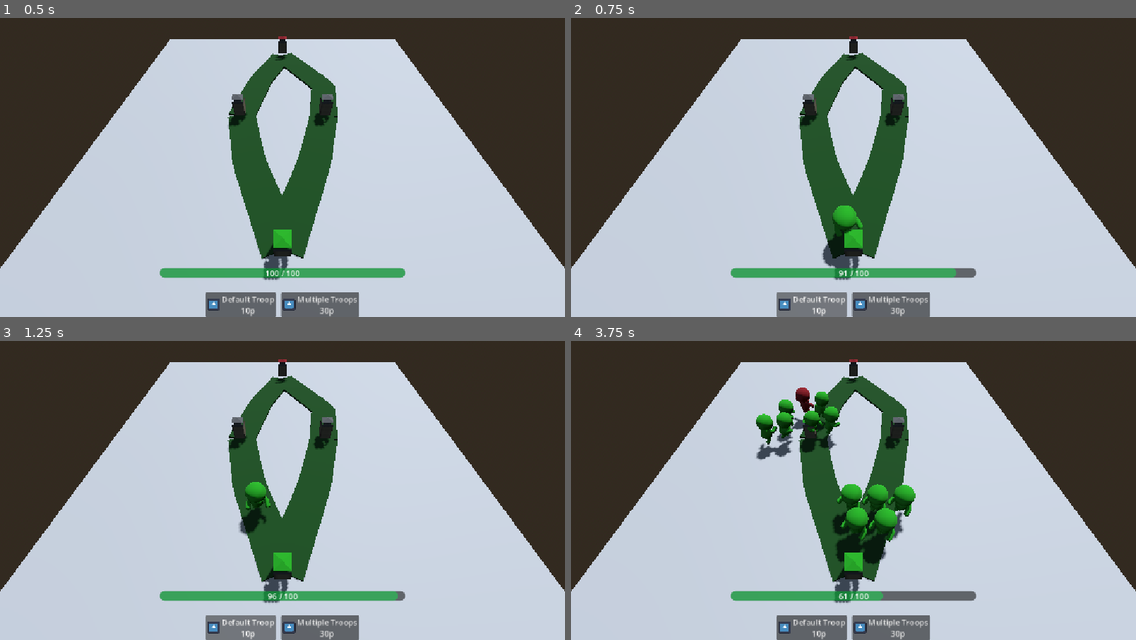
Above: before the commit, frames 1-4 (two rows, left to right).
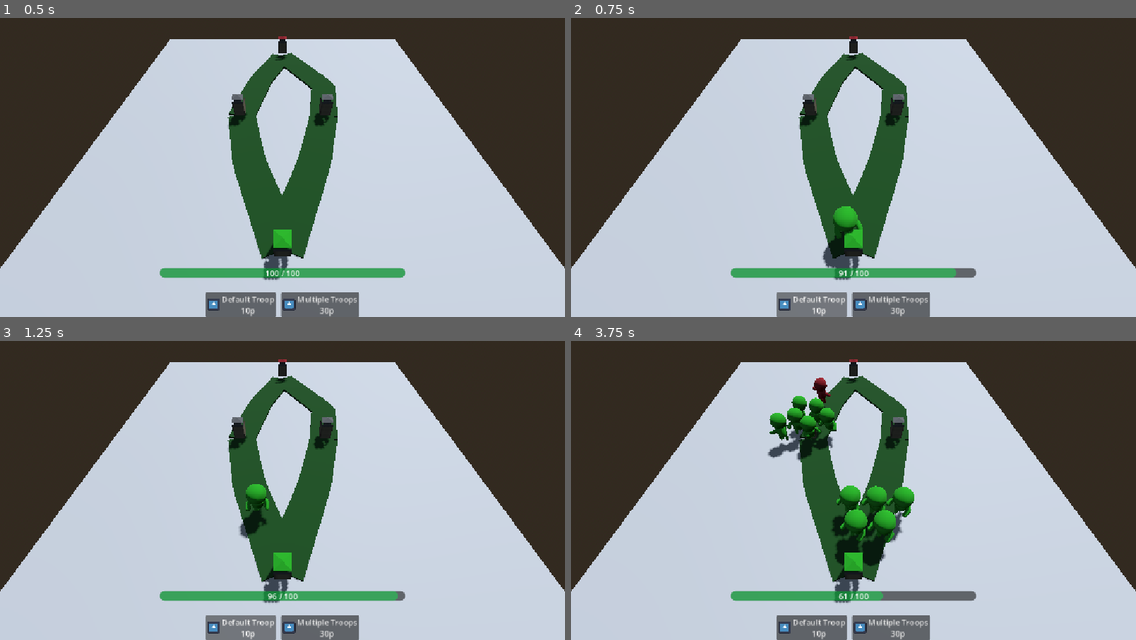
Above: after the commit, the same moments.

Repository: redd096/CrossCommunityGameJam2026
Game: Godot game, scene res://Scenes/game_scene.tscn
Same seed, same stepped clock (60 frames per second), same inputs: the game is played once before the commit and once after it. The engine's default icon, where the game draws it, is replaced by a stand-in: a white triangle on a blue panel in a dark square.
Inputs (mouse positions are in pixels of both pictures, inside the frame that each line leads up to):
- Up to frame 1 (0.5 s): no input
- Up to frame 2 (0.75 s): click "Default Troop 10p" at 0.5 s
- Up to frame 3 (1.25 s): no input
- Up to frame 4 (3.75 s): click "Multiple Troops 30p" at 1.25 s; move the mouse to (977, 466) at 2.02 s; hold Right (ui_right) 2.03-2.78 s; click (977, 466) at 2.17 s; move the mouse to (740, 496) at 2.77 s; hold Down (ui_down) 2.78-3.53 s; tap Enter (ui_accept) at 3.02 s; move the mouse to (910, 412) at 3.52 s; hold Right (ui_right) from 3.53 s (still down)

Frame 1 is identical in both runs. In frame 2, 0.1% of the frame differs, in the area x 44-52%, y 62-84%; in frame 3, 0.2%; in frame 4, 2.6%, in the area x 32-61%, y 12-76%.

Commit message:
fix check targets delay

Diff:
--- a/Scripts/units/enemy/states/enemy_defend_state.gd
+++ b/Scripts/units/enemy/states/enemy_defend_state.gd
@@ -5,7 +5,7 @@
 ## Every few seconds, check if there are still Player units on the path (or they are already dead and this enemy can move) [br]
 ## or check if they are near to attack them
 
-@export var check_targets_interval: float = 1.0 ## seconds between checks of Player units in attack range
+@export var check_targets_interval: float = 0.1 ## seconds between checks of Player units in attack range
 @export var check_path_interval: float = 1.0 ## seconds between checks of Player units on the paths
 
 var sm: EnemyStateMachineComponent
--- a/Scripts/units/enemy/states/enemy_idle_state.gd
+++ b/Scripts/units/enemy/states/enemy_idle_state.gd
@@ -3,42 +3,54 @@
 
 ## This is the state when the enemy spawn or arrive to a node, and decide what to do
 
+@export var check_targets_interval: float = 0.1 ## seconds between checks of Player units in attack range
+@export var check_path_interval: float = 1.0 ## seconds between checks what to do (move along some path or defend)
+
 var sm: EnemyStateMachineComponent
 var current_node: MapNode
 
-const CHECK_INTERVAL: float = 1.0
-var _check_timer: float
+var _targets_timer: float = 0.0
+var _path_timer: float = 0.0
 
 
 func _enter_state() -> void:
 	sm = state_machine as EnemyStateMachineComponent
 	current_node = sm.current_map_node
 
-	# reset values
-	_check_timer = 0.0
+	# reset values (set completed timer to do immediatly first check)
+	_targets_timer = check_targets_interval
+	_path_timer = check_path_interval
 
 	# arrived on an empty tower: conquer it immediately
 	if current_node.current_faction == OrphanUnit.ECharacterFaction.NONE:
 		current_node.on_tower_destroyed(sm.unit.faction)
 
-	# do immediatly the first check
-	_check_what_to_do()
+
+func _process_state(delta: float) -> void:
+	# if find targets, attack
+	_targets_timer += delta
+	if _targets_timer > check_targets_interval:
+		_targets_timer = 0.0
+		if _check_targets():
+			return
+
+	# every few seconds, check what to do
+	_path_timer += delta
+	if _path_timer > check_path_interval:
+		_path_timer = 0.0
+		_check_paths()
 
 
-func _process_state(delta: float) -> void:
-	# every few seconds, check what to do
-	_check_timer += delta
-	if _check_timer > CHECK_INTERVAL:
-		_check_timer = 0.0
-		_check_what_to_do()
-
-
-func _check_what_to_do() -> void:
+func _check_targets() -> bool:
 	# if find targets, attack
 	if sm.look_for_targets_component.are_there_targets(OrphanUnit.ECharacterFaction.PLAYER):
 		sm.set_state(sm.attack_state)
-		return
+		return true
 
+	return false
+
+
+func _check_paths() -> void:
 	# if there are player's units on the path to my current node, stay still and defend
 	var defend_path: StructPathNode = _get_path_to_defend()
 	if defend_path != null:
@@ -46,7 +58,7 @@
 		return
 
 	# if there aren't player's units, find a tower to move to
-	var move_path: StructPathNode = get_next_path()
+	var move_path: StructPathNode = _get_next_path()
 	if move_path != null:
 		sm.set_new_node_and_path(current_node, move_path)
 		sm.set_state(sm.move_state)
@@ -54,8 +66,7 @@
 	# else, just wait to recheck what to do
 
 
-
-func get_next_path() -> StructPathNode:
+func _get_next_path() -> StructPathNode:
 	# if there is only one path, move to it
 	if current_node.nodes.size() == 1:
 		return current_node.nodes[0]
--- a/Scripts/units/enemy/states/enemy_move_state.gd
+++ b/Scripts/units/enemy/states/enemy_move_state.gd
@@ -5,7 +5,7 @@
 ## and check if find enemies or reach the end of the path. [br]
 ## Or stuck by other units and give up
 
-@export var check_targets_interval: float = 1.0 ## seconds between checks of targets in attack range
+@export var check_targets_interval: float = 0.1 ## seconds between checks of targets in attack range
 @export_group("Give Up")
 @export var give_up_time: float = 1.0 ## seconds without getting closer to the path end, before giving up
 @export var min_progress: float = 0.2 ## how much closer we must get to the path end, to reset give_up_time
--- a/Scripts/units/enemy/states/enemy_retry_state.gd
+++ b/Scripts/units/enemy/states/enemy_retry_state.gd
@@ -6,7 +6,7 @@
 ## NB if there are targets, ignore retry timer and attack
 
 
-@export var check_targets_interval: float = 1.0 ## seconds between checks of targets in attack range
+@export var check_targets_interval: float = 0.1 ## seconds between checks of targets in attack range
 @export var retry_interval: float = 3.0 ## seconds to stay still because gave up, before try moving again
 
 var sm: EnemyStateMachineComponent
--- a/Scripts/units/player/states/player_idle_state.gd
+++ b/Scripts/units/player/states/player_idle_state.gd
@@ -4,44 +4,56 @@
 ## State when unit is on a node and wait for Player to select a path to start move
 ## If there is only one path, don't wait for Player to select it
 
+@export var check_targets_interval: float = 0.1 ## seconds between checks of Player units in attack range
+@export var check_path_interval: float = 1.0 ## seconds between checks what to do (move along some path or defend)
+
 var sm: PlayerStateMachineComponent
 var current_node: MapNode
 
-const CHECK_INTERVAL: float = 1.0
-var _check_timer: float
+var _targets_timer: float = 0.0
+var _path_timer: float = 0.0
 
 
 func _enter_state() -> void:
 	sm = state_machine as PlayerStateMachineComponent
 	current_node = sm.current_map_node
 
-	# reset values
-	_check_timer = 0.0
+	# reset values (set completed timer to do immediatly first check)
+	_targets_timer = check_targets_interval
+	_path_timer = check_path_interval
 
 	# arrived on an empty tower: conquer it immediately
 	if current_node.current_faction == OrphanUnit.ECharacterFaction.NONE:
 		current_node.on_tower_destroyed(sm.unit.faction)
 
-	# do immediatly the first check
-	_check_what_to_do()
+
+func _process_state(delta: float) -> void:
+	# if find targets, attack
+	_targets_timer += delta
+	if _targets_timer > check_targets_interval:
+		_targets_timer = 0.0
+		if _check_targets():
+			return
+
+	# every few seconds, check what to do
+	_path_timer += delta
+	if _path_timer > check_path_interval:
+		_path_timer = 0.0
+		_check_paths()
 
 
-func _process_state(delta: float) -> void:
-	# every few seconds, check what to do
-	_check_timer += delta
-	if _check_timer > CHECK_INTERVAL:
-		_check_timer = 0.0
-		_check_what_to_do()
-
-
-func _check_what_to_do() -> void:
+func _check_targets() -> bool:
 	# if find targets, attack
 	if sm.look_for_targets_component.are_there_targets(OrphanUnit.ECharacterFaction.ENEMY):
 		sm.set_state(sm.attack_state)
-		return
+		return true
 
+	return false
+
+
+func _check_paths() -> void:
 	# else, find a tower to move to
-	var move_path: StructPathNode = get_next_path()
+	var move_path: StructPathNode = _get_next_path()
 	if move_path != null:
 		sm.set_new_node_and_path(current_node, move_path)
 		sm.set_state(sm.move_state)
@@ -49,7 +61,7 @@
 	# else, just wait to recheck what to do
 
 
-func get_next_path() -> StructPathNode:
+func _get_next_path() -> StructPathNode:
 	# if there is only one path, move to it
 	if current_node.nodes.size() == 1:
 		return current_node.nodes[0]
--- a/Scripts/units/player/states/player_move_state.gd
+++ b/Scripts/units/player/states/player_move_state.gd
@@ -5,7 +5,7 @@
 ## and check if find enemies or reach the end of the path. [br]
 ## Or stuck by other units and give up
 
-@export var check_targets_interval: float = 1.0 ## seconds between checks of targets in attack range
+@export var check_targets_interval: float = 0.1 ## seconds between checks of targets in attack range
 @export_group("Give Up")
 @export var give_up_time: float = 1.0 ## seconds without getting closer to the path end, before giving up
 @export var min_progress: float = 0.2 ## how much closer we must get to the path end, to reset give_up_time
--- a/Scripts/units/player/states/player_retry_state.gd
+++ b/Scripts/units/player/states/player_retry_state.gd
@@ -6,7 +6,7 @@
 ## NB if there are targets, ignore retry timer and attack
 
 
-@export var check_targets_interval: float = 1.0 ## seconds between checks of targets in attack range
+@export var check_targets_interval: float = 0.1 ## seconds between checks of targets in attack range
 @export var retry_interval: float = 3.0 ## seconds to stay still because gave up, before try moving again
 
 var sm: PlayerStateMachineComponent
